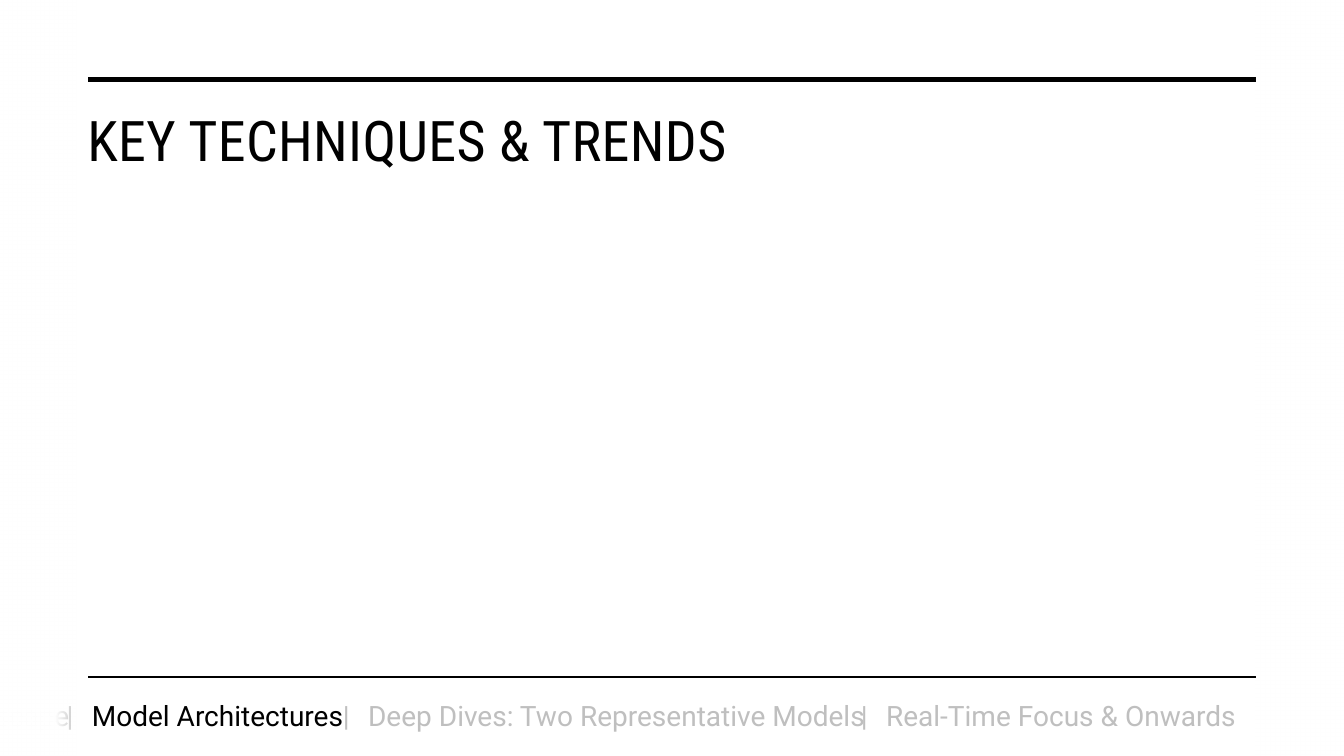
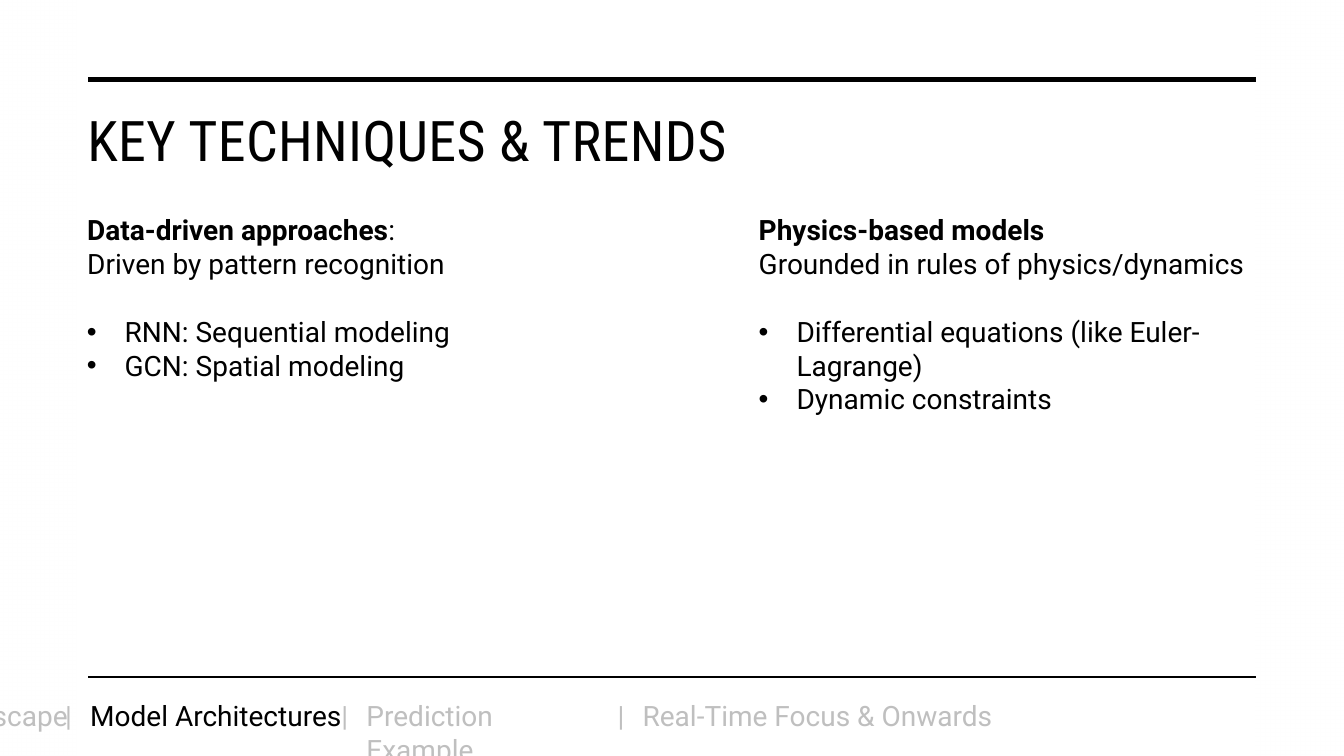
Before and after one commit to AndrewHutani/HMP, a slide deck: slide 8 of Towards Real-Time Human Motion Prediction using Data-Driven and.pptx (slide 9 before the commit). Drawn at 1344x756 pixels with LibreOffice and Linux fonts; fonts in the diff are those of the drawing. Boxes give left, top, right and bottom in pixels: in the first picture for what was removed or moved away, otherwise in the second. Text is boxed around its words. In the diff, an @@ line names an element or a change of style, - is before the commit and + after.

```diff
--- a/Towards Real-Time Human Motion Prediction using Data-Driven and.pptx
+++ b/Towards Real-Time Human Motion Prediction using Data-Driven and.pptx
@@ text added at (87, 219, 444, 280), 20 pt, text #000000 @@
+Data-driven approaches:
+Driven by pattern recognition
@@ text added at (759, 219, 1244, 280), 20 pt, text #000000 @@
+Physics-based models
+Grounded in rules of physics/dynamics
@@ text added at (125, 321, 450, 382), 20 pt, text #000000 @@
+• RNN: Sequential modeling
+• GCN: Spatial modeling
@@ text added at (797, 319, 1200, 415), 20 pt, text #000000 @@
+• Differential equations (like Euler-Lagrange)
+• Dynamic constraints
@@ text "Model Architectures" rewrapped from (92, 705, 343, 727) to (90, 705, 348, 730) @@
@@ text added at (366, 705, 493, 726), 20 pt, text #BFBFBF @@
+Prediction Example
@@ text removed at (368, 705, 864, 732) @@
-Deep Dives: Two Representative Models
@@ text "|": place and size @@
-text "|" at (851, 694, 886, 738)
+text "|" at (608, 694, 643, 738)
@@ text "Real-Time Focus & Onwards": place and size @@
-text "Real-Time Focus & Onwards" at (886, 705, 1236, 726)
+text "Real-Time Focus & Onwards" at (643, 705, 993, 726)
```
Also in this commit, not shown: 10 other slides changed, 5 slides added, 3 slides removed, 11 other files.
